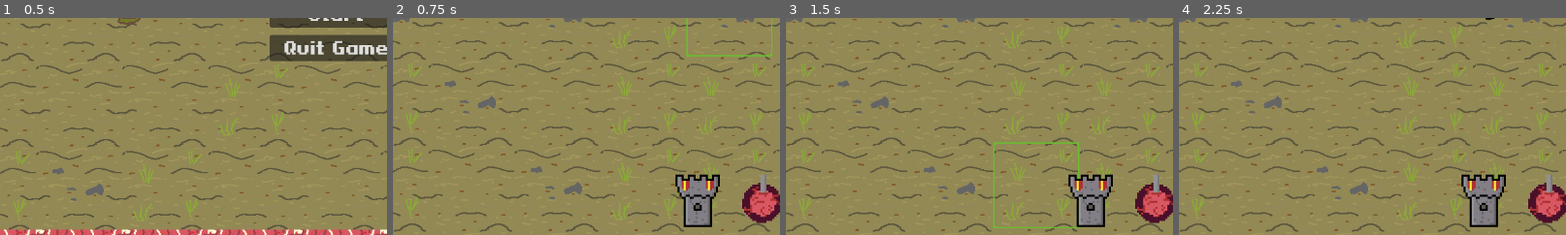
Above: before the commit, frames 1-4 (left to right).
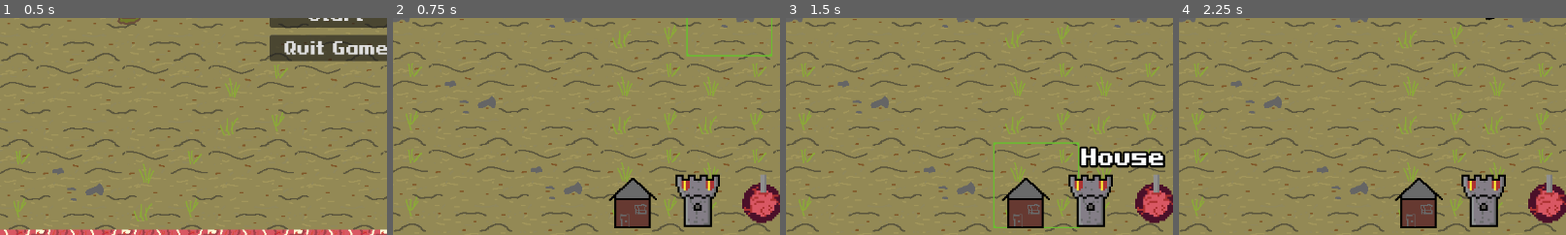
Above: after the commit, the same moments.

Repository: PhilipSBeck/Ludum-Dare-56
Game: Godot game, scene res://Levels/TitleScreen.tscn
The game is run twice, just before and just after one commit, with the same random seed, the same clock (stepped at 60 frames per second) and the same inputs. Sound files missing from this copy of the repository are replaced by a short silence.
Inputs (mouse positions are % of the whole screen's width and height, from its top left):
- Up to frame 1 (0.5 s): no input
- Up to frame 2 (0.75 s): click "Start" at 0.5 s
- Up to frame 3 (1.5 s): click (38, 93) at 1.27 s
- Up to frame 4 (2.25 s): click (96, 94) at 2 s
The pictures show only the part of the screen within x 7-56%, y 50-100%; the shares and areas given below are measured in that part.

Frame 1 is identical in both runs. In frame 2, 1.9% of the frame differs, in the area x 55-69%, y 73-97%; in frame 3, 3.7%, in the area x 55-98%, y 58-97%; in frame 4, 1.9%.

Commit message:
Scrote House

Diff:
--- a/HUD/mainHUD.tscn
+++ b/HUD/mainHUD.tscn
@@ -8,6 +8,7 @@
 [ext_resource type="Texture2D" uid="uid://cqiyhj5yl0rqa" path="res://Art/HUD Icons/Tower.png" id="6_lne5b"]
 [ext_resource type="Texture2D" uid="uid://dy0hli3o6o1kv" path="res://Art/HUD Icons/Selector.png" id="7_3oheq"]
 [ext_resource type="Texture2D" uid="uid://0jrekgsa606j" path="res://Art/HUD Icons/turreticon.png" id="8_qvykq"]
+[ext_resource type="Texture2D" uid="uid://k67ljc32f8rs" path="res://Art/HUD Icons/HouseIcon.png" id="9_kpy8x"]
 [ext_resource type="PackedScene" uid="uid://6vty7eyxcx7o" path="res://HUD/MusicPlayerWidget.tscn" id="9_krd8q"]
 
 [node name="MainHud" type="CanvasLayer"]
@@ -144,6 +145,32 @@
 offset_right = 96.0
 offset_bottom = 96.0
 texture = ExtResource("7_3oheq")
+
+[node name="HousePlaceBtn" type="TextureButton" parent="Hotbar"]
+layout_mode = 1
+anchors_preset = 8
+anchor_left = 0.5
+anchor_top = 0.5
+anchor_right = 0.5
+anchor_bottom = 0.5
+offset_left = -192.0
+offset_top = -48.0
+offset_right = -96.0
+offset_bottom = 48.0
+grow_horizontal = 2
+grow_vertical = 2
+size_flags_horizontal = 4
+size_flags_vertical = 4
+texture_normal = ExtResource("9_kpy8x")
+stretch_mode = 0
+metadata/type = "House"
+
+[node name="Selector" type="TextureRect" parent="Hotbar/HousePlaceBtn"]
+visible = false
+layout_mode = 0
+offset_right = 96.0
+offset_bottom = 96.0
+texture = ExtResource("9_kpy8x")
 
 [node name="SelectedIcon" type="Label" parent="Hotbar"]
 layout_mode = 1
@@ -184,3 +211,6 @@
 [connection signal="mouse_entered" from="Hotbar/TurretPlaceBtn" to="." method="_on_turret_place_btn_mouse_entered"]
 [connection signal="mouse_exited" from="Hotbar/TurretPlaceBtn" to="." method="_on_turret_place_btn_mouse_exited"]
 [connection signal="pressed" from="Hotbar/TurretPlaceBtn" to="." method="_on_turret_place_btn_pressed"]
+[connection signal="mouse_entered" from="Hotbar/HousePlaceBtn" to="." method="_on_house_place_btn_mouse_entered"]
+[connection signal="mouse_exited" from="Hotbar/HousePlaceBtn" to="." method="_on_house_place_btn_mouse_exited"]
+[connection signal="pressed" from="Hotbar/HousePlaceBtn" to="." method="_on_house_place_btn_pressed"]
--- a/Levels/TitleScreen.tscn
+++ b/Levels/TitleScreen.tscn
@@ -36,6 +36,7 @@
 
 [node name="SpawningPool" parent="." instance=ExtResource("4_whn0m")]
 position = Vector2(286, 234)
+script = null
 
 [node name="Scrote" parent="." instance=ExtResource("5_8dhs3")]
 position = Vector2(805, 437)
--- a/Levels/main.tscn
+++ b/Levels/main.tscn
@@ -39,6 +39,7 @@
 
 [node name="Spawners" type="Node2D" parent="."]
 
+[connection signal="houseSelected" from="MainHud" to="." method="_on_main_hud_house_selected"]
 [connection signal="towerSelected" from="MainHud" to="." method="_on_main_hud_tower_selected"]
 [connection signal="turretSelected" from="MainHud" to="." method="_on_main_hud_turret_selected"]
 [connection signal="increase_resources" from="Enemies" to="." method="_on_enemies_increase_resources"]
--- a/Scripts/Core/main.gd
+++ b/Scripts/Core/main.gd
@@ -2,6 +2,7 @@
 
 var placing_tiles = false
 var placing_turrets = false
+var placing_houses = false
 
 const WALL_PRICE_BONE = 30
 const WALL_PRICE_MEAT = 50
@@ -11,8 +12,13 @@
 const TURRET_PRICE_MEAT = 25
 const TURRET_PRICE_SKIN = 0
 
+const HOUSE_PRICE_BONE = 10
+const HOUSE_PRICE_MEAT = 10
+const HOUSE_PRICE_SKIN = 50
+
 const MEAT_WALL = preload("res://Structures/Walls/MeatWall.tscn")
 const TURRET = preload("res://Unit/Turret.tscn")
+const HOUSE = preload("res://Unit/Spawners/ScroteHouse.tscn")
 
 #TODO: Change these values
 const SKIN_GAINED = 10
@@ -42,11 +48,15 @@
 	if placing_tiles and Input.is_action_just_pressed("ui_cancel"):
 		set_placing_tiles(false)
 		placing_turrets = false
+		placing_houses = false#
+
 	if Input.is_action_just_pressed("ui_click"):
 		if placing_tiles:
 			attempt_place_fortress()
 		elif placing_turrets:
-			attempt_place_turret()
+			attempt_place_building(TURRET, TURRET_PRICE_BONE, TURRET_PRICE_SKIN, TURRET_PRICE_MEAT, true)
+		elif placing_houses:
+			attempt_place_building(HOUSE, HOUSE_PRICE_BONE, HOUSE_PRICE_SKIN, HOUSE_PRICE_MEAT)
 
 func get_fortress_corner_from_map_pos(mapPos: Vector2i):
 	return (mapPos - (mapPos % 5))
@@ -83,7 +93,7 @@
 	check_wall_adjecency()
 	set_placing_tiles(false)
 
-func attempt_place_turret():
+func attempt_place_building(building_resource: Resource, bone_price: float, skin_price: float, meat_price: float, is_turret: bool = false):
 	var mousePos = $TileMapLayer.get_global_mouse_position()
 	var mapPos =  $TileMapLayer.local_to_map(mousePos)
 
@@ -92,21 +102,25 @@
 
 	if $TileMapLayer.get_cell_atlas_coords(mapPos) != Vector2i(0,0):
 		return
-	if $MainHud.bones < TURRET_PRICE_BONE:
+	if $MainHud.bones < bone_price:
 		return
-	if $MainHud.meat < TURRET_PRICE_MEAT:
+	if $MainHud.meat < meat_price:
 		return
-	if $MainHud.skin < TURRET_PRICE_SKIN:
+	if $MainHud.skin < skin_price:
 		return
 
-	$MainHud.increase_bones(-TURRET_PRICE_BONE)
-	$MainHud.increase_meat(-TURRET_PRICE_MEAT)
-	$MainHud.increase_skin(-TURRET_PRICE_SKIN)
+	$MainHud.increase_bones(-bone_price)
+	$MainHud.increase_meat(-meat_price)
+	$MainHud.increase_skin(-skin_price)
 
-	var turret = TURRET.instantiate()
-	turret.position = $TileMapLayer.map_to_local(mapPos)
-	$Turrets.add_child(turret)
-	building_dictionary[turret.position] = turret
+	var building = building_resource.instantiate()
+	building.position = $TileMapLayer.map_to_local(mapPos)
+	if(is_turret):
+		$Turrets.add_child(building)
+	else:
+		add_child(building)
+
+	building_dictionary[building.position] = building
 
 func check_wall_adjecency():
 	var walls_to_destroy = []
@@ -137,8 +151,8 @@
 
 func _on_main_hud_tower_selected() -> void:
 	set_placing_tiles(!placing_tiles)
-	placing_turrets = false;
-
+	placing_turrets = false
+	placing_houses = false
 
 func _on_pause_menu_quit_to_main() -> void:
 	queue_free()
@@ -146,9 +160,13 @@
 
 func _on_main_hud_turret_selected() -> void:
 	set_placing_tiles(false)
-	placing_turrets = true;
-	pass
+	placing_turrets = true
+	placing_houses = false
 
+func _on_main_hud_house_selected() -> void:
+	set_placing_tiles(false)
+	placing_turrets = false
+	placing_houses = true
 
 func _on_enemies_increase_resources() -> void:
 	$MainHud.increase_bones(BONES_GAINED)
--- a/Scripts/HUD/main_hud.gd
+++ b/Scripts/HUD/main_hud.gd
@@ -2,6 +2,7 @@
 
 signal towerSelected
 signal turretSelected
+signal houseSelected
 
 var meat: int = 200
 var skin: int = 200
@@ -50,10 +51,19 @@
 	$Hotbar/TurretPlaceBtn/Selector.visible = false
 	$Hotbar/SelectedIcon.text = ""
 
+func _on_house_place_btn_mouse_entered() -> void:
+	$Hotbar/HousePlaceBtn/Selector.visible = true
+	$Hotbar/SelectedIcon.text = $Hotbar/HousePlaceBtn.get_meta("type")
+
+func _on_house_place_btn_mouse_exited() -> void:
+	$Hotbar/HousePlaceBtn/Selector.visible = false
+	$Hotbar/SelectedIcon.text = ""
 
 func _on_turret_place_btn_pressed() -> void:
 	turretSelected.emit()
 
-
 func _on_tower_place_btn_pressed() -> void:
 	towerSelected.emit()
+
+func _on_house_place_btn_pressed() -> void:
+	houseSelected.emit()
--- /dev/null
+++ b/Scripts/Structures/scrote_house.gd
@@ -0,0 +1,12 @@
+extends Area2D
+
+@export var building_type = "House"
+
+# Called when the node enters the scene tree for the first time.
+func _ready() -> void:
+	pass # Replace with function body.
+
+
+# Called every frame. 'delta' is the elapsed time since the previous frame.
+func _process(delta: float) -> void:
+	pass
--- /dev/null
+++ b/Unit/Spawners/ScroteHouse.tscn
@@ -0,0 +1,68 @@
+[gd_scene load_steps=11 format=3 uid="uid://b3a4r77v0lyc1"]
+
+[ext_resource type="Script" path="res://Scripts/Structures/scrote_house.gd" id="1_3fp61"]
+[ext_resource type="Texture2D" uid="uid://42alb52alm52" path="res://Art/Units/Spawners/ScroteSpawner-Sheet.png" id="1_5s2wr"]
+
+[sub_resource type="AtlasTexture" id="AtlasTexture_31ymk"]
+atlas = ExtResource("1_5s2wr")
+region = Rect2(0, 0, 128, 128)
+
+[sub_resource type="AtlasTexture" id="AtlasTexture_efiur"]
+atlas = ExtResource("1_5s2wr")
+region = Rect2(128, 0, 128, 128)
+
+[sub_resource type="AtlasTexture" id="AtlasTexture_0djsa"]
+atlas = ExtResource("1_5s2wr")
+region = Rect2(256, 0, 128, 128)
+
+[sub_resource type="AtlasTexture" id="AtlasTexture_m3sjq"]
+atlas = ExtResource("1_5s2wr")
+region = Rect2(384, 0, 128, 128)
+
+[sub_resource type="AtlasTexture" id="AtlasTexture_orfgg"]
+atlas = ExtResource("1_5s2wr")
+region = Rect2(512, 0, 128, 128)
+
+[sub_resource type="AtlasTexture" id="AtlasTexture_4ugyp"]
+atlas = ExtResource("1_5s2wr")
+region = Rect2(640, 0, 128, 128)
+
+[sub_resource type="SpriteFrames" id="SpriteFrames_eal2l"]
+animations = [{
+"frames": [{
+"duration": 1.0,
+"texture": SubResource("AtlasTexture_31ymk")
+}, {
+"duration": 1.0,
+"texture": SubResource("AtlasTexture_efiur")
+}, {
+"duration": 1.0,
+"texture": SubResource("AtlasTexture_0djsa")
+}, {
+"duration": 1.0,
+"texture": SubResource("AtlasTexture_m3sjq")
+}, {
+"duration": 1.0,
+"texture": SubResource("AtlasTexture_orfgg")
+}, {
+"duration": 1.0,
+"texture": SubResource("AtlasTexture_4ugyp")
+}],
+"loop": true,
+"name": &"default",
+"speed": 8.0
+}]
+
+[sub_resource type="RectangleShape2D" id="RectangleShape2D_d5otm"]
+
+[node name="ScroteHouse" type="Area2D"]
+script = ExtResource("1_3fp61")
+
+[node name="AnimatedSprite2D" type="AnimatedSprite2D" parent="."]
+sprite_frames = SubResource("SpriteFrames_eal2l")
+autoplay = "default"
+frame_progress = 0.201001
+
+[node name="CollisionShape2D" type="CollisionShape2D" parent="."]
+scale = Vector2(5, 5)
+shape = SubResource("RectangleShape2D_d5otm")
Binary file added: Art/HUD Icons/HouseIcon.png
Not shown, added: Art/HUD Icons/HouseIcon.png.import
Binary file added: Art/Units/Spawners/ScroteSpawner-Sheet.png
Not shown, added: Art/Units/Spawners/ScroteSpawner-Sheet.png.import
Not shown: 1 places in HUD/mainHUD.tscn that only renumber resources
